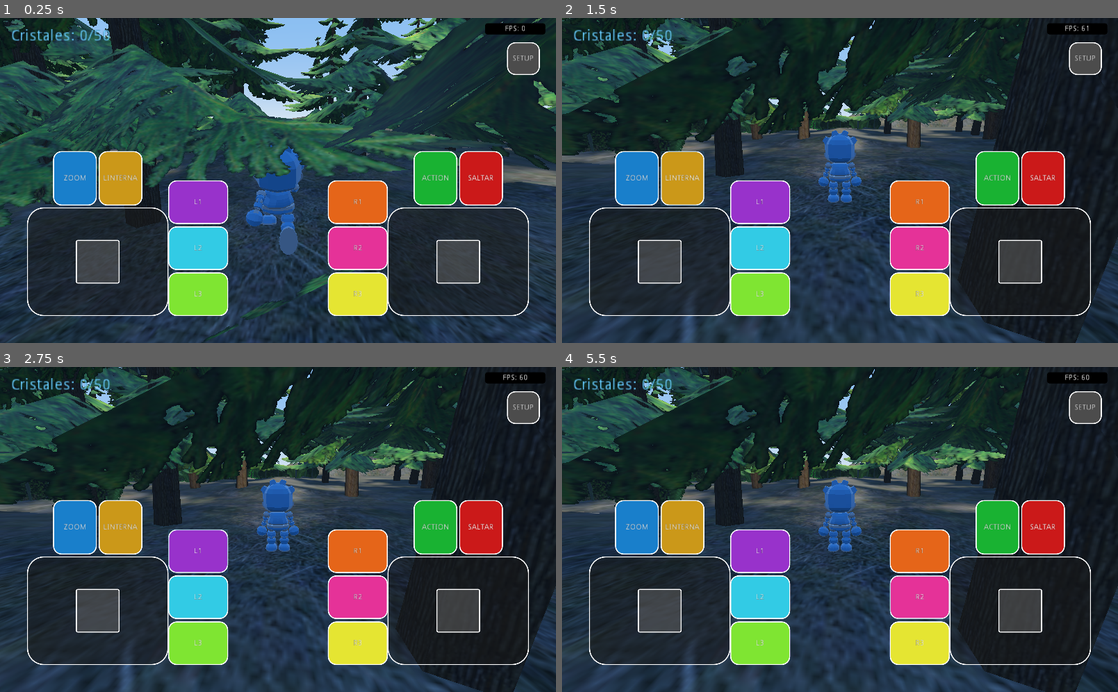
Above: before the commit, frames 1-4 (two rows, left to right).
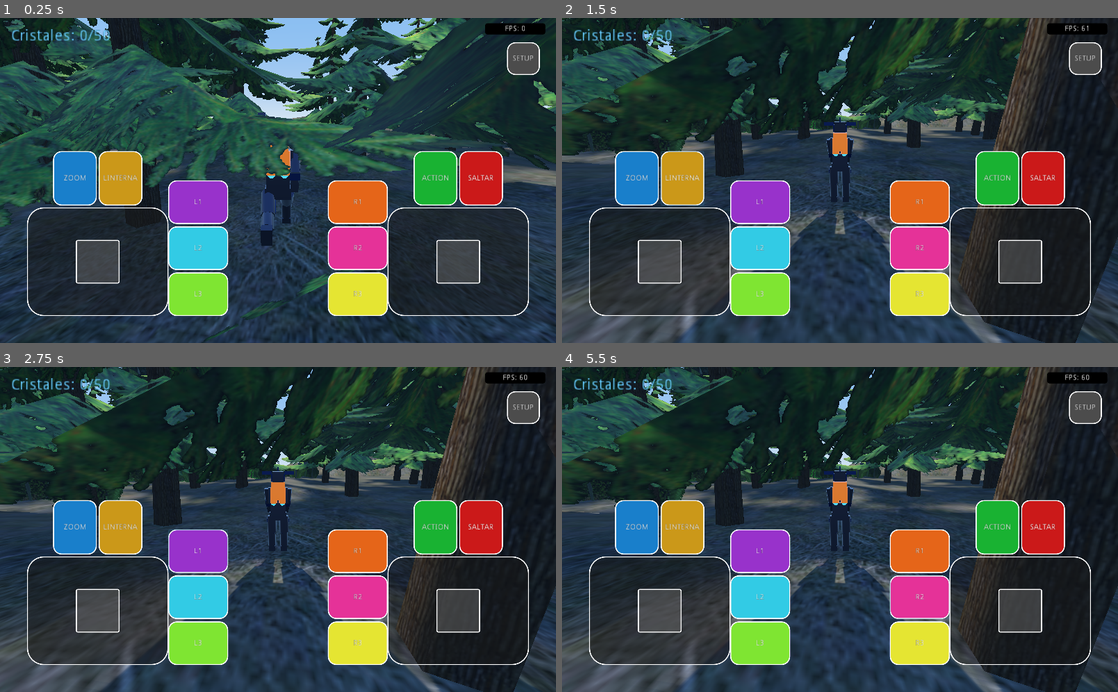
Above: after the commit, the same moments.

Repository: Pachodev77/godot1
Game: Godot game, scene res://escena/mapa_test.tscn
The game is run twice, just before and just after one commit, with the same random seed, the same clock (stepped at 60 frames per second) and the same inputs.
Inputs:
- Up to frame 1 (0.25 s): no input
- Up to frame 2 (1.5 s): click "ZOOM" at 0.5 s; click "LINTERNA" at 1.25 s
- Up to frame 3 (2.75 s): click "L1" at 2 s
- Up to frame 4 (5.5 s): click "L2" at 2.75 s; click "L3" at 3.5 s; click "R1" at 4.25 s; click "R2" at 5 s

The runs differ from the first frame. In frame 1, 1.7% of the frame differs, in the area x 44-55%, y 29-73%; in frame 2, 10%, in the area x 0-100%, y 0-100%; in frame 3, 10%; in frame 4, 10%.

Commit message:
Update player model and add procedural robot functionality

Diff:
--- a/escena/jugador.tscn
+++ b/escena/jugador.tscn
@@ -1,7 +1,7 @@
 [gd_scene load_steps=4 format=2]
 
 [ext_resource path="res://script/jugador.gd" type="Script" id=1]
-[ext_resource path="res://3DGodotRobot.glb" type="PackedScene" id=2]
+[ext_resource path="res://escena/robot_procedural.tscn" type="PackedScene" id=2]
 
 [sub_resource type="BoxShape" id=1]
 
@@ -24,23 +24,10 @@
 near = 0.1
 far = 350.0
 
-[node name="3DGodotRobot" parent="." instance=ExtResource( 2 )]
+[node name="RobotProcedural" parent="." instance=ExtResource( 2 )]
 transform = Transform( -1, 0, -8.74228e-08, 0, 1, 0, 8.74228e-08, 0, -1, 0, 0, 0 )
-
-[node name="SpotLight" type="SpotLight" parent="3DGodotRobot"]
-transform = Transform( -1, 0, 0, 0, 1, 0, 0, 0, -1, 0, 1.2, 0.8 )
-light_color = Color( 1, 1, 1, 1 )
-light_energy = 2.0
-spot_angle = 45.0
-spot_attenuation = 0.5
-shadow_enabled = true
-shadow_bias = 0.4
-spot_range = 25.0
-visible = false
 
 [node name="Label" type="Label" parent="."]
 margin_right = 40.0
 margin_bottom = 14.0
 rect_scale = Vector2( 2, 2 )
-
-[editable path="3DGodotRobot"]
--- /dev/null
+++ b/escena/robot_procedural.tscn
@@ -0,0 +1,233 @@
+[gd_scene load_steps=3 format=2]
+
+[ext_resource path="res://script/procedural_robot.gd" type="Script" id=1]
+
+[sub_resource type="Animation" id=1]
+resource_name = "Idle-loop"
+length = 2.0
+loop = true
+tracks/0/type = "transform"
+tracks/0/path = NodePath("Skeleton:Chest")
+tracks/0/interp = 2
+tracks/0/loop_wrap = true
+tracks/0/imported = false
+tracks/0/enabled = true
+tracks/0/keys = PoolRealArray( 0, 1, 0, 0.3, 0, 0, 0, 0, 1, 1, 1, 1, 1, 1, 0, 0.31, 0, 0.026, 0, 0, 0.999, 1, 1, 1, 2, 1, 0, 0.3, 0, 0, 0, 0, 1, 1, 1, 1 )
+tracks/1/type = "transform"
+tracks/1/path = NodePath("Skeleton:Head")
+tracks/1/interp = 2
+tracks/1/loop_wrap = true
+tracks/1/imported = false
+tracks/1/enabled = true
+tracks/1/keys = PoolRealArray( 0, 1, 0, 0.15, 0, 0, 0, 0, 1, 1, 1, 1, 1.2, 1, 0, 0.15, 0, -0.044, 0, 0, 0.999, 1, 1, 1 )
+tracks/2/type = "transform"
+tracks/2/path = NodePath("Skeleton:LeftUpperArm")
+tracks/2/interp = 2
+tracks/2/loop_wrap = true
+tracks/2/imported = false
+tracks/2/enabled = true
+tracks/2/keys = PoolRealArray( 0, 1, 0, -0.25, 0, -0.044, 0, 0, 0.999, 1, 1, 1, 1, 1, 0, -0.25, 0, -0.087, 0, 0.087, 0.992, 1, 1, 1 )
+tracks/3/type = "transform"
+tracks/3/path = NodePath("Skeleton:RightUpperArm")
+tracks/3/interp = 2
+tracks/3/loop_wrap = true
+tracks/3/imported = false
+tracks/3/enabled = true
+tracks/3/keys = PoolRealArray( 0, 1, 0, -0.25, 0, -0.044, 0, -0, 0.999, 1, 1, 1, 1, 1, 0, -0.25, 0, -0.087, -0, -0.087, 0.992, 1, 1, 1 )
+tracks/4/type = "transform"
+tracks/4/path = NodePath("Skeleton:LeftForearm")
+tracks/4/interp = 2
+tracks/4/loop_wrap = true
+tracks/4/imported = false
+tracks/4/enabled = true
+tracks/4/keys = PoolRealArray( 0, 1, 0, -0.2, 0, -0.131, 0, 0, 0.991, 1, 1, 1, 1, 1, 0, -0.2, 0, -0.216, 0, 0, 0.976, 1, 1, 1 )
+tracks/5/type = "transform"
+tracks/5/path = NodePath("Skeleton:RightForearm")
+tracks/5/interp = 2
+tracks/5/loop_wrap = true
+tracks/5/imported = false
+tracks/5/enabled = true
+tracks/5/keys = PoolRealArray( 0, 1, 0, -0.2, 0, -0.131, 0, 0, 0.991, 1, 1, 1, 1, 1, 0, -0.2, 0, -0.216, 0, 0, 0.976, 1, 1, 1 )
+tracks/6/type = "transform"
+tracks/6/path = NodePath("Skeleton:LeftUpperLeg")
+tracks/6/interp = 2
+tracks/6/loop_wrap = true
+tracks/6/imported = false
+tracks/6/enabled = true
+tracks/6/keys = PoolRealArray( 0, 1, -0.15, 0, 0, 0, 0, 0, 1, 1, 1, 1 )
+tracks/7/type = "transform"
+tracks/7/path = NodePath("Skeleton:RightUpperLeg")
+tracks/7/interp = 2
+tracks/7/loop_wrap = true
+tracks/7/imported = false
+tracks/7/enabled = true
+tracks/7/keys = PoolRealArray( 0, 1, 0.15, 0, 0, 0, 0, 0, 1, 1, 1, 1 )
+tracks/8/type = "transform"
+tracks/8/path = NodePath("Skeleton:LeftLowerLeg")
+tracks/8/interp = 2
+tracks/8/loop_wrap = true
+tracks/8/imported = false
+tracks/8/enabled = true
+tracks/8/keys = PoolRealArray( 0, 1, 0, -0.4, 0, 0, 0, 0, 1, 1, 1, 1 )
+tracks/9/type = "transform"
+tracks/9/path = NodePath("Skeleton:RightLowerLeg")
+tracks/9/interp = 2
+tracks/9/loop_wrap = true
+tracks/9/imported = false
+tracks/9/enabled = true
+tracks/9/keys = PoolRealArray( 0, 1, 0, -0.4, 0, 0, 0, 0, 1, 1, 1, 1 )
+
+[sub_resource type="Animation" id=2]
+resource_name = "Run-loop"
+length = 0.6
+loop = true
+tracks/0/type = "transform"
+tracks/0/path = NodePath("Skeleton:Chest")
+tracks/0/interp = 1
+tracks/0/loop_wrap = true
+tracks/0/imported = false
+tracks/0/enabled = true
+tracks/0/keys = PoolRealArray( 0, 1, 0, 0.3, 0, 0.131, 0, 0, 0.991, 1, 1, 1, 0.15, 1, 0, 0.35, 0, 0.087, 0, 0, 0.996, 1, 1, 1, 0.3, 1, 0, 0.3, 0, 0.131, 0, 0, 0.991, 1, 1, 1, 0.45, 1, 0, 0.35, 0, 0.087, 0, 0, 0.996, 1, 1, 1 )
+tracks/1/type = "transform"
+tracks/1/path = NodePath("Skeleton:LeftUpperArm")
+tracks/1/interp = 1
+tracks/1/loop_wrap = true
+tracks/1/imported = false
+tracks/1/enabled = true
+tracks/1/keys = PoolRealArray( 0, 1, 0, -0.25, 0, -0.423, 0, 0, 0.906, 1, 1, 1, 0.3, 1, 0, -0.25, 0, 0.5, 0, 0, 0.866, 1, 1, 1, 0.6, 1, 0, -0.25, 0, -0.423, 0, 0, 0.906, 1, 1, 1 )
+tracks/2/type = "transform"
+tracks/2/path = NodePath("Skeleton:RightUpperArm")
+tracks/2/interp = 1
+tracks/2/loop_wrap = true
+tracks/2/imported = false
+tracks/2/enabled = true
+tracks/2/keys = PoolRealArray( 0, 1, 0, -0.25, 0, 0.5, 0, 0, 0.866, 1, 1, 1, 0.3, 1, 0, -0.25, 0, -0.423, 0, 0, 0.906, 1, 1, 1, 0.6, 1, 0, -0.25, 0, 0.5, 0, 0, 0.866, 1, 1, 1 )
+tracks/3/type = "transform"
+tracks/3/path = NodePath("Skeleton:LeftUpperLeg")
+tracks/3/interp = 2
+tracks/3/loop_wrap = true
+tracks/3/imported = false
+tracks/3/enabled = true
+tracks/3/keys = PoolRealArray( 0, 1, -0.15, 0, 0, -0.423, 0, 0, 0.906, 1, 1, 1, 0.3, 1, -0.15, 0, 0, 0.5, 0, 0, 0.866, 1, 1, 1, 0.6, 1, -0.15, 0, 0, -0.423, 0, 0, 0.906, 1, 1, 1 )
+tracks/4/type = "transform"
+tracks/4/path = NodePath("Skeleton:RightUpperLeg")
+tracks/4/interp = 2
+tracks/4/loop_wrap = true
+tracks/4/imported = false
+tracks/4/enabled = true
+tracks/4/keys = PoolRealArray( 0, 1, 0.15, 0, 0, 0.5, 0, 0, 0.866, 1, 1, 1, 0.3, 1, 0.15, 0, 0, -0.423, 0, 0, 0.906, 1, 1, 1, 0.6, 1, 0.15, 0, 0, 0.5, 0, 0, 0.866, 1, 1, 1 )
+tracks/5/type = "transform"
+tracks/5/path = NodePath("Skeleton:LeftLowerLeg")
+tracks/5/interp = 2
+tracks/5/loop_wrap = true
+tracks/5/imported = false
+tracks/5/enabled = true
+tracks/5/keys = PoolRealArray( 0, 1, 0, -0.4, 0, 0.131, 0, 0, 0.991, 1, 1, 1, 0.3, 1, 0, -0.4, 0, 0.866, 0, 0, 0.5, 1, 1, 1, 0.45, 1, 0, -0.4, 0, 0.5, 0, 0, 0.866, 1, 1, 1, 0.6, 1, 0, -0.4, 0, 0.131, 0, 0, 0.991, 1, 1, 1 )
+tracks/6/type = "transform"
+tracks/6/path = NodePath("Skeleton:RightLowerLeg")
+tracks/6/interp = 2
+tracks/6/loop_wrap = true
+tracks/6/imported = false
+tracks/6/enabled = true
+tracks/6/keys = PoolRealArray( 0, 1, 0, -0.4, 0, 0.866, 0, 0, 0.5, 1, 1, 1, 0.15, 1, 0, -0.4, 0, 0.5, 0, 0, 0.866, 1, 1, 1, 0.3, 1, 0, -0.4, 0, 0.131, 0, 0, 0.991, 1, 1, 1, 0.6, 1, 0, -0.4, 0, 0.866, 0, 0, 0.5, 1, 1, 1 )
+tracks/7/type = "transform"
+tracks/7/path = NodePath("Skeleton:LeftForearm")
+tracks/7/interp = 2
+tracks/7/loop_wrap = true
+tracks/7/imported = false
+tracks/7/enabled = true
+tracks/7/keys = PoolRealArray( 0, 1, 0, -0.2, 0, -0.5, 0, 0, 0.866, 1, 1, 1, 0.3, 1, 0, -0.2, 0, -0.707, 0, 0, 0.707, 1, 1, 1 )
+tracks/8/type = "transform"
+tracks/8/path = NodePath("Skeleton:RightForearm")
+tracks/8/interp = 2
+tracks/8/loop_wrap = true
+tracks/8/imported = false
+tracks/8/enabled = true
+tracks/8/keys = PoolRealArray( 0, 1, 0, -0.2, 0, -0.707, 0, 0, 0.707, 1, 1, 1, 0.3, 1, 0, -0.2, 0, -0.5, 0, 0, 0.866, 1, 1, 1 )
+
+[sub_resource type="Animation" id=3]
+resource_name = "Jump"
+length = 0.1
+loop = false
+tracks/0/type = "transform"
+tracks/0/path = NodePath("Skeleton:Hips")
+tracks/0/interp = 1
+tracks/0/loop_wrap = true
+tracks/0/imported = false
+tracks/0/enabled = true
+tracks/0/keys = PoolRealArray( 0, 1, 0, 0.87, 0, 0, 0, 0, 1, 1, 1, 1 )
+tracks/1/type = "transform"
+tracks/1/path = NodePath("Skeleton:LeftUpperArm")
+tracks/1/interp = 1
+tracks/1/loop_wrap = true
+tracks/1/imported = false
+tracks/1/enabled = true
+tracks/1/keys = PoolRealArray( 0, 1, 0, -0.25, 0, 0.259, 0, 0, 0.966, 1, 1, 1 )
+tracks/2/type = "transform"
+tracks/2/path = NodePath("Skeleton:RightUpperArm")
+tracks/2/interp = 1
+tracks/2/loop_wrap = true
+tracks/2/imported = false
+tracks/2/enabled = true
+tracks/2/keys = PoolRealArray( 0, 1, 0, -0.25, 0, -0.924, 0, 0, 0.383, 1, 1, 1 )
+tracks/3/type = "transform"
+tracks/3/path = NodePath("Skeleton:LeftUpperLeg")
+tracks/3/interp = 1
+tracks/3/loop_wrap = true
+tracks/3/imported = false
+tracks/3/enabled = true
+tracks/3/keys = PoolRealArray( 0, 1, -0.15, 0, 0, -0.423, 0, 0, 0.906, 1, 1, 1 )
+tracks/4/type = "transform"
+tracks/4/path = NodePath("Skeleton:RightUpperLeg")
+tracks/4/interp = 1
+tracks/4/loop_wrap = true
+tracks/4/imported = false
+tracks/4/enabled = true
+tracks/4/keys = PoolRealArray( 0, 1, 0.15, 0, 0, 0.423, 0, 0, 0.906, 1, 1, 1 )
+tracks/5/type = "transform"
+tracks/5/path = NodePath("Skeleton:LeftLowerLeg")
+tracks/5/interp = 1
+tracks/5/loop_wrap = true
+tracks/5/imported = false
+tracks/5/enabled = true
+tracks/5/keys = PoolRealArray( 0, 1, 0, -0.4, 0, 0.259, 0, 0, 0.966, 1, 1, 1 )
+tracks/6/type = "transform"
+tracks/6/path = NodePath("Skeleton:RightLowerLeg")
+tracks/6/interp = 1
+tracks/6/loop_wrap = true
+tracks/6/imported = false
+tracks/6/enabled = true
+tracks/6/keys = PoolRealArray( 0, 1, 0, -0.4, 0, 0.259, 0, 0, 0.966, 1, 1, 1 )
+tracks/7/type = "transform"
+tracks/7/path = NodePath("Skeleton:LeftForearm")
+tracks/7/interp = 1
+tracks/7/loop_wrap = true
+tracks/7/imported = false
+tracks/7/enabled = true
+tracks/7/keys = PoolRealArray( 0, 1, 0, -0.2, 0, -0.259, 0, 0, 0.966, 1, 1, 1 )
+tracks/8/type = "transform"
+tracks/8/path = NodePath("Skeleton:RightForearm")
+tracks/8/interp = 1
+tracks/8/loop_wrap = true
+tracks/8/imported = false
+tracks/8/enabled = true
+tracks/8/keys = PoolRealArray( 0, 1, 0, -0.2, 0, -0.259, 0, 0, 0.966, 1, 1, 1 )
+
+[node name="RobotProcedural" type="Spatial"]
+script = ExtResource( 1 )
+
+[node name="AnimationPlayer" type="AnimationPlayer" parent="."]
+anims/Idle-loop = SubResource( 1 )
+anims/Jump = SubResource( 3 )
+anims/Run-loop = SubResource( 2 )
+
+[node name="SpotLight" type="SpotLight" parent="."]
+transform = Transform( 1, 0, 0, 0, 1, 0, 0, 0, 1, 0, 1.2, 0.8 )
+light_color = Color( 1, 1, 1, 1 )
+light_energy = 2.0
+spot_range = 25.0
+spot_angle = 45.0
+spot_attenuation = 0.5
+shadow_enabled = true
+shadow_bias = 0.4
+visible = false
--- a/script/jugador.gd
+++ b/script/jugador.gd
@@ -176,9 +176,9 @@
 
 onready var pivot = $Pivot
 onready var camera = $Pivot/Camera
-onready var flashlight = $"3DGodotRobot/SpotLight"
-onready var robot_model = $"3DGodotRobot"
-onready var animation_player = $"3DGodotRobot/AnimationPlayer"
+onready var flashlight = $"RobotProcedural/SpotLight"
+onready var robot_model = $"RobotProcedural"
+onready var animation_player = $"RobotProcedural/AnimationPlayer"
 
 var camera_rotation_x := 0.0
 
--- /dev/null
+++ b/script/procedural_robot.gd
@@ -0,0 +1,449 @@
+extends Spatial
+
+# Este script genera un robot humanoide procedural con todas sus partes
+
+# Materiales
+var metal_material = SpatialMaterial.new()
+var visor_material = SpatialMaterial.new()
+var accent_material = SpatialMaterial.new()
+var jetpack_material = SpatialMaterial.new()
+
+func _ready():
+	setup_materials()
+	generate_robot()
+
+func setup_materials():
+	# Material metálico principal
+	metal_material.albedo_color = Color(0.3, 0.3, 0.35)
+	metal_material.metallic = 0.9
+	metal_material.roughness = 0.3
+
+	# Material del visor (azul brillante)
+	visor_material.albedo_color = Color(0.1, 0.4, 1.0)
+	visor_material.metallic = 0.5
+	visor_material.roughness = 0.1
+	visor_material.emission_enabled = true
+	visor_material.emission = Color(0.2, 0.6, 1.0)
+	visor_material.emission_energy = 1.5
+
+	# Material de acentos (azul oscuro)
+	accent_material.albedo_color = Color(0.1, 0.2, 0.4)
+	accent_material.metallic = 0.7
+	accent_material.roughness = 0.4
+
+	# Material del jetpack (con emisión naranja)
+	jetpack_material.albedo_color = Color(0.2, 0.2, 0.25)
+	jetpack_material.metallic = 0.85
+	jetpack_material.roughness = 0.35
+	jetpack_material.emission_enabled = true
+	jetpack_material.emission = Color(1.0, 0.5, 0.1)
+	jetpack_material.emission_energy = 0.5
+
+func generate_robot():
+	# Crear esqueleto
+	var skeleton = Skeleton.new()
+	skeleton.name = "Skeleton"
+	add_child(skeleton)
+
+	# Crear huesos
+	create_bones(skeleton)
+
+	# Generar partes del cuerpo
+	create_head(skeleton)
+	create_torso(skeleton)
+	create_arms(skeleton)
+	create_legs(skeleton)
+	create_jetpack(skeleton)
+
+func create_bones(skeleton):
+	# Primero añadir todos los huesos
+	skeleton.add_bone("Hips")
+	skeleton.add_bone("Spine")
+	skeleton.add_bone("Chest")
+	skeleton.add_bone("Neck")
+	skeleton.add_bone("Head")
+	skeleton.add_bone("LeftShoulder")
+	skeleton.add_bone("LeftUpperArm")
+	skeleton.add_bone("LeftForearm")
+	skeleton.add_bone("LeftHand")
+	skeleton.add_bone("RightShoulder")
+	skeleton.add_bone("RightUpperArm")
+	skeleton.add_bone("RightForearm")
+	skeleton.add_bone("RightHand")
+	skeleton.add_bone("LeftUpperLeg")
+	skeleton.add_bone("LeftLowerLeg")
+	skeleton.add_bone("LeftFoot")
+	skeleton.add_bone("RightUpperLeg")
+	skeleton.add_bone("RightLowerLeg")
+	skeleton.add_bone("RightFoot")
+	skeleton.add_bone("Jetpack")
+
+	# Obtener índices
+	var hips_idx = skeleton.find_bone("Hips")
+	var spine_idx = skeleton.find_bone("Spine")
+	var chest_idx = skeleton.find_bone("Chest")
+	var neck_idx = skeleton.find_bone("Neck")
+	var head_idx = skeleton.find_bone("Head")
+	var l_shoulder_idx = skeleton.find_bone("LeftShoulder")
+	var l_upper_arm_idx = skeleton.find_bone("LeftUpperArm")
+	var l_forearm_idx = skeleton.find_bone("LeftForearm")
+	var l_hand_idx = skeleton.find_bone("LeftHand")
+	var r_shoulder_idx = skeleton.find_bone("RightShoulder")
+	var r_upper_arm_idx = skeleton.find_bone("RightUpperArm")
+	var r_forearm_idx = skeleton.find_bone("RightForearm")
+	var r_hand_idx = skeleton.find_bone("RightHand")
+	var l_upper_leg_idx = skeleton.find_bone("LeftUpperLeg")
+	var l_lower_leg_idx = skeleton.find_bone("LeftLowerLeg")
+	var l_foot_idx = skeleton.find_bone("LeftFoot")
+	var r_upper_leg_idx = skeleton.find_bone("RightUpperLeg")
+	var r_lower_leg_idx = skeleton.find_bone("RightLowerLeg")
+	var r_foot_idx = skeleton.find_bone("RightFoot")
+	var jetpack_idx = skeleton.find_bone("Jetpack")
+
+	# Configurar jerarquía (padres)
+	skeleton.set_bone_parent(spine_idx, hips_idx)
+	skeleton.set_bone_parent(chest_idx, spine_idx)
+	skeleton.set_bone_parent(neck_idx, chest_idx)
+	skeleton.set_bone_parent(head_idx, neck_idx)
+
+	skeleton.set_bone_parent(l_shoulder_idx, chest_idx)
+	skeleton.set_bone_parent(l_upper_arm_idx, l_shoulder_idx)
+	skeleton.set_bone_parent(l_forearm_idx, l_upper_arm_idx)
+	skeleton.set_bone_parent(l_hand_idx, l_forearm_idx)
+
+	skeleton.set_bone_parent(r_shoulder_idx, chest_idx)
+	skeleton.set_bone_parent(r_upper_arm_idx, r_shoulder_idx)
+	skeleton.set_bone_parent(r_forearm_idx, r_upper_arm_idx)
+	skeleton.set_bone_parent(r_hand_idx, r_forearm_idx)
+
+	skeleton.set_bone_parent(l_upper_leg_idx, hips_idx)
+	skeleton.set_bone_parent(l_lower_leg_idx, l_upper_leg_idx)
+	skeleton.set_bone_parent(l_foot_idx, l_lower_leg_idx)
+
+	skeleton.set_bone_parent(r_upper_leg_idx, hips_idx)
+	skeleton.set_bone_parent(r_lower_leg_idx, r_upper_leg_idx)
+	skeleton.set_bone_parent(r_foot_idx, r_lower_leg_idx)
+
+	skeleton.set_bone_parent(jetpack_idx, chest_idx)
+
+	# Configurar poses (posiciones relativas)
+	skeleton.set_bone_pose(hips_idx, Transform(Basis(), Vector3(0, 0.87, 0)))
+	skeleton.set_bone_pose(spine_idx, Transform(Basis(), Vector3(0, 0.2, 0)))
+	skeleton.set_bone_pose(chest_idx, Transform(Basis(), Vector3(0, 0.3, 0)))
+	skeleton.set_bone_pose(neck_idx, Transform(Basis(), Vector3(0, 0.25, 0)))
+	skeleton.set_bone_pose(head_idx, Transform(Basis(), Vector3(0, 0.15, 0)))
+
+	# Brazos izquierdos - apuntando hacia abajo naturalmente
+	skeleton.set_bone_pose(l_shoulder_idx, Transform(Basis(), Vector3(-0.25, 0.4, 0)))
+	skeleton.set_bone_pose(l_upper_arm_idx, Transform(Basis(), Vector3(0, -0.05, 0)))
+	skeleton.set_bone_pose(l_forearm_idx, Transform(Basis(), Vector3(0, -0.32, 0)))
+	skeleton.set_bone_pose(l_hand_idx, Transform(Basis(), Vector3(0, -0.28, 0)))
+
+	# Brazos derechos - apuntando hacia abajo naturalmente
+	skeleton.set_bone_pose(r_shoulder_idx, Transform(Basis(), Vector3(0.25, 0.4, 0)))
+	skeleton.set_bone_pose(r_upper_arm_idx, Transform(Basis(), Vector3(0, -0.05, 0)))
+	skeleton.set_bone_pose(r_forearm_idx, Transform(Basis(), Vector3(0, -0.32, 0)))
+	skeleton.set_bone_pose(r_hand_idx, Transform(Basis(), Vector3(0, -0.28, 0)))
+
+	skeleton.set_bone_pose(l_upper_leg_idx, Transform(Basis(), Vector3(-0.15, 0, 0)))
+	skeleton.set_bone_pose(l_lower_leg_idx, Transform(Basis(), Vector3(0, -0.4, 0)))
+	skeleton.set_bone_pose(l_foot_idx, Transform(Basis(), Vector3(0, -0.35, 0)))
+
+	skeleton.set_bone_pose(r_upper_leg_idx, Transform(Basis(), Vector3(0.15, 0, 0)))
+	skeleton.set_bone_pose(r_lower_leg_idx, Transform(Basis(), Vector3(0, -0.4, 0)))
+	skeleton.set_bone_pose(r_foot_idx, Transform(Basis(), Vector3(0, -0.35, 0)))
+
+	skeleton.set_bone_pose(jetpack_idx, Transform(Basis(), Vector3(0, 0.1, -0.15)))
+
+func create_head(skeleton):
+	var bone_attach = BoneAttachment.new()
+	bone_attach.bone_name = "Head"
+	skeleton.add_child(bone_attach)
+
+	# Cabeza principal
+	var head_mesh = CSGBox.new()
+	head_mesh.width = 0.25
+	head_mesh.height = 0.28
+	head_mesh.depth = 0.25
+	head_mesh.material = metal_material
+	bone_attach.add_child(head_mesh)
+
+	# Visor
+	var visor = CSGBox.new()
+	visor.width = 0.26
+	visor.height = 0.08
+	visor.depth = 0.02
+	visor.translation = Vector3(0, 0.05, 0.125)
+	visor.material = visor_material
+	head_mesh.add_child(visor)
+
+	# Antena pequeña
+	var antenna = CSGCylinder.new()
+	antenna.radius = 0.015
+	antenna.height = 0.1
+	antenna.translation = Vector3(0, 0.19, 0)
+	antenna.material = accent_material
+	head_mesh.add_child(antenna)
+
+	# Detalles de cabeza
+	var ear_l = CSGBox.new()
+	ear_l.width = 0.05
+	ear_l.height = 0.16
+	ear_l.depth = 0.16
+	ear_l.translation = Vector3(-0.13, 0, 0)
+	ear_l.material = accent_material
+	head_mesh.add_child(ear_l)
+
+	var ear_r = CSGBox.new()
+	ear_r.width = 0.05
+	ear_r.height = 0.16
+	ear_r.depth = 0.16
+	ear_r.translation = Vector3(0.13, 0, 0)
+	ear_r.material = accent_material
+	head_mesh.add_child(ear_r)
+
+	var chin = CSGBox.new()
+	chin.width = 0.18
+	chin.height = 0.06
+	chin.depth = 0.05
+	chin.translation = Vector3(0, -0.11, 0.11)
+	chin.material = accent_material
+	head_mesh.add_child(chin)
+
+func create_torso(skeleton):
+	# Pecho
+	var chest_attach = BoneAttachment.new()
+	chest_attach.bone_name = "Chest"
+	skeleton.add_child(chest_attach)
+
+	var chest = CSGBox.new()
+	chest.width = 0.45
+	chest.height = 0.35
+	chest.depth = 0.25
+	chest.material = metal_material
+	chest_attach.add_child(chest)
+
+	# Detalles de Torso
+	var vent = CSGBox.new()
+	vent.width = 0.28
+	vent.height = 0.12
+	vent.depth = 0.05
+	vent.translation = Vector3(0, 0.08, 0.11)
+	vent.material = jetpack_material
+	chest.add_child(vent)
+
+	# Placa pectoral
+	var chest_plate = CSGBox.new()
+	chest_plate.width = 0.35
+	chest_plate.height = 0.25
+	chest_plate.depth = 0.02
+	chest_plate.translation = Vector3(0, 0.05, 0.135)
+	chest_plate.material = accent_material
+	chest.add_child(chest_plate)
+
+	# Spine/Abdomen
+	var spine_attach = BoneAttachment.new()
+	spine_attach.bone_name = "Spine"
+	skeleton.add_child(spine_attach)
+
+	var abdomen = CSGBox.new()
+	abdomen.width = 0.35
+	abdomen.height = 0.25
+	abdomen.depth = 0.22
+	abdomen.material = metal_material
+	spine_attach.add_child(abdomen)
+
+	# Cadera
+	var hips_attach = BoneAttachment.new()
+	hips_attach.bone_name = "Hips"
+	skeleton.add_child(hips_attach)
+
+	var hips = CSGBox.new()
+	hips.width = 0.4
+	hips.height = 0.18
+	hips.depth = 0.24
+	hips.material = metal_material
+	hips_attach.add_child(hips)
+
+func create_arms(skeleton):
+	# Brazo izquierdo
+	create_arm(skeleton, "Left", -1)
+	# Brazo derecho
+	create_arm(skeleton, "Right", 1)
+
+func create_arm(skeleton, side, dir):
+	# Hombro
+	var shoulder_attach = BoneAttachment.new()
+	shoulder_attach.bone_name = side + "Shoulder"
+	skeleton.add_child(shoulder_attach)
+
+
+
+	# Hombrera (Shoulder Pad)
+	var pad = CSGBox.new()
+	pad.width = 0.22
+	pad.height = 0.08
+	pad.depth = 0.22
+	pad.translation = Vector3(0, 0.1, 0)
+	pad.material = accent_material
+	shoulder_attach.add_child(pad)
+
+	# Brazo superior (vertical hacia abajo)
+	var upper_arm_attach = BoneAttachment.new()
+	upper_arm_attach.bone_name = side + "UpperArm"
+	skeleton.add_child(upper_arm_attach)
+
+	var upper_arm = CSGCylinder.new()
+	upper_arm.radius = 0.08
+	upper_arm.height = 0.35
+	upper_arm.translation = Vector3(0, -0.175, 0)  # Centrado verticalmente
+	upper_arm.material = metal_material
+	upper_arm_attach.add_child(upper_arm)
+
+	# Codo
+	var forearm_attach = BoneAttachment.new()
+	forearm_attach.bone_name = side + "Forearm"
+	skeleton.add_child(forearm_attach)
+
+	var elbow = CSGSphere.new()
+	elbow.radius = 0.07
+	elbow.material = accent_material
+	forearm_attach.add_child(elbow)
+
+	# Antebrazo (vertical hacia abajo)
+	var forearm = CSGCylinder.new()
+	forearm.radius = 0.07
+	forearm.height = 0.30
+	forearm.translation = Vector3(0, -0.15, 0)  # Centrado verticalmente
+	forearm.material = metal_material
+	forearm_attach.add_child(forearm)
+
+	# Guantelete
+	var gauntlet = CSGBox.new()
+	gauntlet.width = 0.15
+	gauntlet.height = 0.18
+	gauntlet.depth = 0.15
+	gauntlet.translation = Vector3(0, 0, 0)
+	gauntlet.material = accent_material
+	forearm.add_child(gauntlet)
+
+	# Mano
+	var hand_attach = BoneAttachment.new()
+	hand_attach.bone_name = side + "Hand"
+	skeleton.add_child(hand_attach)
+
+	var hand = CSGBox.new()
+	hand.width = 0.12
+	hand.height = 0.15
+	hand.depth = 0.08
+	hand.translation = Vector3(0, -0.075, 0)  # Centrada verticalmente
+	hand.material = metal_material
+	hand_attach.add_child(hand)
+
+func create_legs(skeleton):
+	create_leg(skeleton, "Left", -1)
+	create_leg(skeleton, "Right", 1)
+
+func create_leg(skeleton, side, dir):
+	# Muslo
+	var upper_leg_attach = BoneAttachment.new()
+	upper_leg_attach.bone_name = side + "UpperLeg"
+	skeleton.add_child(upper_leg_attach)
+
+	var thigh = CSGCylinder.new()
+	thigh.radius = 0.11
+	thigh.height = 0.4
+	thigh.translation = Vector3(0, -0.2, 0)
+	thigh.material = metal_material
+	upper_leg_attach.add_child(thigh)
+
+	# Placa Muslo
+	var thigh_plate = CSGBox.new()
+	thigh_plate.width = 0.23
+	thigh_plate.height = 0.25
+	thigh_plate.depth = 0.05
+	thigh_plate.translation = Vector3(0, 0, 0.09)
+	thigh_plate.material = accent_material
+	thigh.add_child(thigh_plate)
+
+	# Rodilla
+	var lower_leg_attach = BoneAttachment.new()
+	lower_leg_attach.bone_name = side + "LowerLeg"
+	skeleton.add_child(lower_leg_attach)
+
+	var knee = CSGSphere.new()
+	knee.radius = 0.09
+	knee.material = accent_material
+	lower_leg_attach.add_child(knee)
+
+	# Rodillera
+	var kneepad = CSGBox.new()
+	kneepad.width = 0.14
+	kneepad.height = 0.14
+	kneepad.depth = 0.05
+	kneepad.translation = Vector3(0, 0, 0.08)
+	kneepad.material = accent_material
+	knee.add_child(kneepad)
+
+	# Espinilla
+	var shin = CSGCylinder.new()
+	shin.radius = 0.09
+	shin.height = 0.35
+	shin.translation = Vector3(0, -0.175, 0)
+	shin.material = metal_material
+	lower_leg_attach.add_child(shin)
+
+	# Pie
+	var foot_attach = BoneAttachment.new()
+	foot_attach.bone_name = side + "Foot"
+	skeleton.add_child(foot_attach)
+
+	var foot = CSGBox.new()
+	foot.width = 0.15
+	foot.height = 0.12
+	foot.depth = 0.25
+	foot.translation = Vector3(0, -0.06, 0.05)
+	foot.material = metal_material
+	foot_attach.add_child(foot)
+
+func create_jetpack(skeleton):
+	var jetpack_attach = BoneAttachment.new()
+	jetpack_attach.bone_name = "Jetpack"
+	skeleton.add_child(jetpack_attach)
+
+	# Cuerpo principal del jetpack
+	var body = CSGBox.new()
+	body.width = 0.3
+	body.height = 0.4
+	body.depth = 0.15
+	body.material = jetpack_material
+	jetpack_attach.add_child(body)
+
+	# Propulsor izquierdo
+	var thruster_l = CSGCylinder.new()
+	thruster_l.radius = 0.08
+	thruster_l.height = 0.35
+	thruster_l.translation = Vector3(-0.1, -0.1, 0)
+	thruster_l.material = jetpack_material
+	body.add_child(thruster_l)
+
+	# Propulsor derecho
+	var thruster_r = CSGCylinder.new()
+	thruster_r.radius = 0.08
+	thruster_r.height = 0.35
+	thruster_r.translation = Vector3(0.1, -0.1, 0)
+	thruster_r.material = jetpack_material
+	body.add_child(thruster_r)
+
+	# Luces de propulsión
+	var light_l = CSGSphere.new()
+	light_l.radius = 0.06
+	light_l.translation = Vector3(-0.1, -0.275, 0)
+	light_l.material = visor_material
+	body.add_child(light_l)
+
+	var light_r = CSGSphere.new()
+	light_r.radius = 0.06
+	light_r.translation = Vector3(0.1, -0.275, 0)
+	light_r.material = visor_material
+	body.add_child(light_r)
Not shown, changed: builds/city-demo.apk.idsig
